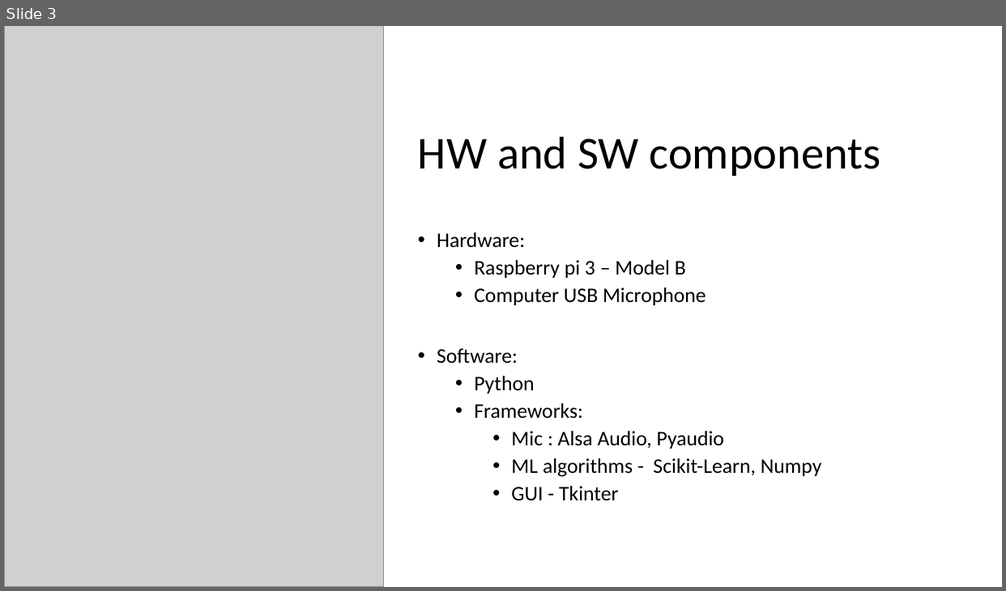
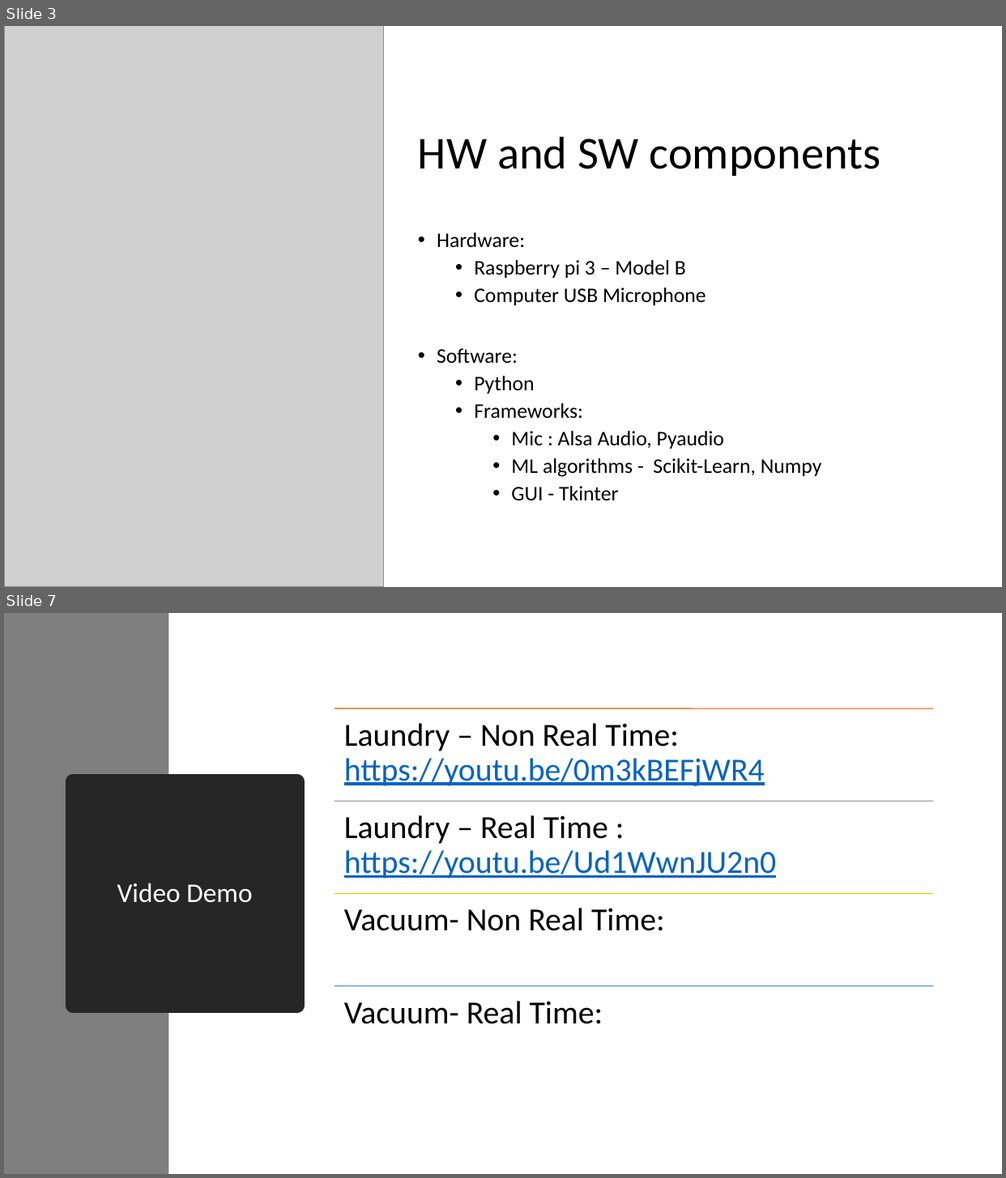
Before and after one commit to codspalaniappan95/Audio-based-activity-recognition, a slide deck: cgrandhi_spalania.pptx. Shown one above the other, each under a label of ours: slide 3 before the commit, slides 3 and 7 after it; the slides between them are not shown. The pictures are 1006x591 and 1006x1178 pixels, drawn with LibreOffice and Linux fonts; fonts in the diff are those of the drawing; grey boxes stand for pictures. Boxes give left, top, right and bottom in pixels: in the first picture for what was removed or moved away, otherwise in the second. Text is boxed around its words. In the diff, an @@ line names an element or a change of style, - is before the commit and + after.

```diff
--- a/cgrandhi_spalania.pptx
+++ b/cgrandhi_spalania.pptx
@@ slide 7 added at <box>4,613,1002,1174</box>, background #FFFFFF @@
@@ rectangle added at <box>4,613,168,1174</box>, fill #7F7F7F @@
@@ title added at <box>73,781,297,1006</box>, fill #262626, outline #262626 13.75 pt, 26 pt, text #FFFFFF @@
+Video Demo
@@ group added at <box>335,709,934,1024</box>: 4 lines, 4 texts @@
+Laundry – Non Real Time: https://youtu.be/0m3kBEFjWR4
+Laundry – Real Time : https://youtu.be/Ud1WwnJU2n0
+Vacuum- Non Real Time:
+Vacuum- Real Time:
```
Also in this commit, not shown: 3 slides changed, 1 other file.
